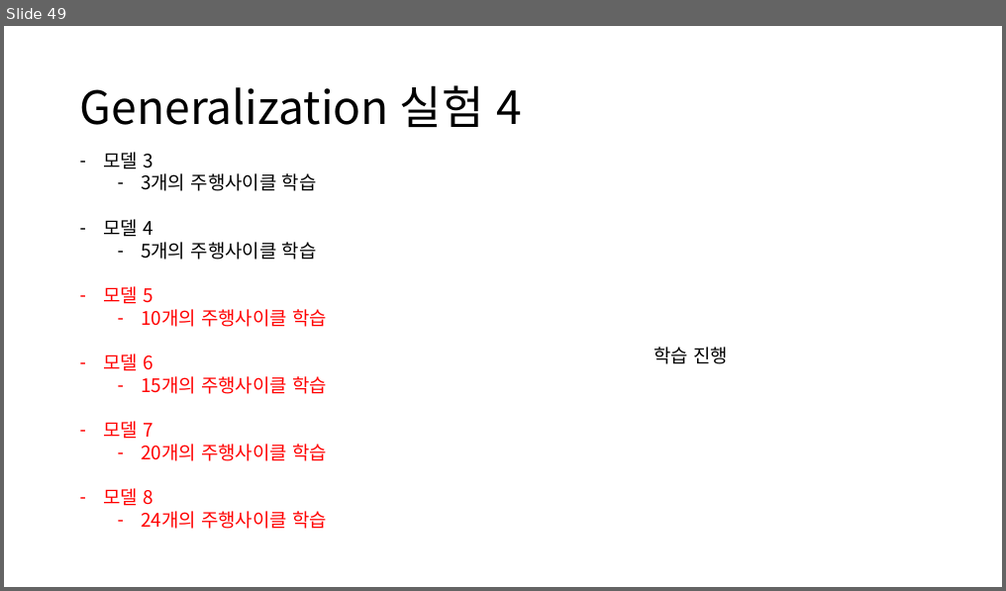
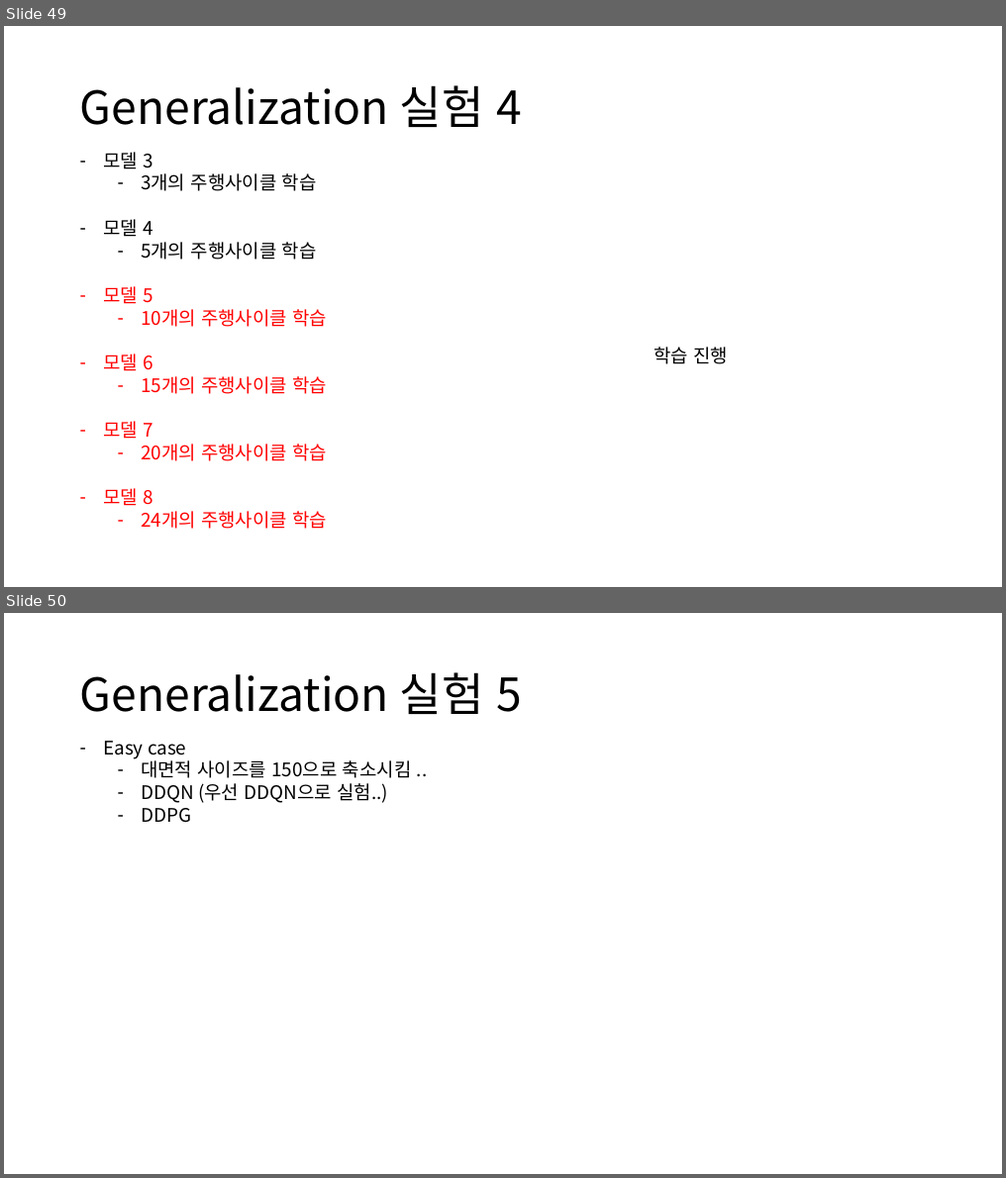
Before and after one commit to zidane89/experiment, a slide deck: 실험정리.pptx. Shown one above the other, each under a label of ours: slide 49 before the commit, slides 49 and 50 after it. The pictures are 1006x591 and 1006x1178 pixels, drawn with LibreOffice and Linux fonts; fonts in the diff are those of the drawing. Boxes give left, top, right and bottom in pixels: in the first picture for what was removed or moved away, otherwise in the second. Text is boxed around its words. In the diff, an @@ line names an element or a change of style, - is before the commit and + after.

```diff
--- a/실험정리.pptx
+++ b/실험정리.pptx
@@ slide 50 added at [4,613,1002,1174], background #FFFFFF @@
@@ title added at [80,672,523,714], 44 pt, text #000000 @@
+Generalization 실험 5
@@ text added at [103,741,412,823], 18 pt, text #000000 @@
+– Easy case
+  – 대면적 사이즈를 150으로 축소시킴 ..
+  – DDQN (우선 DDQN으로 실험..)
+  – DDPG
```
Also in this commit, not shown: 1 slide changed.
